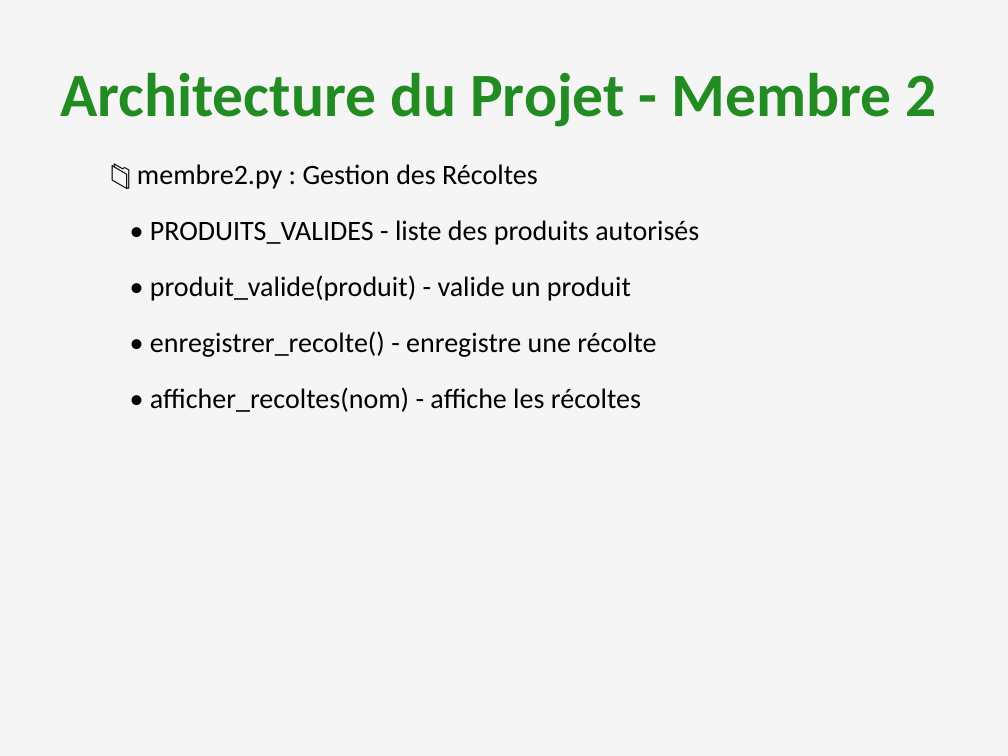
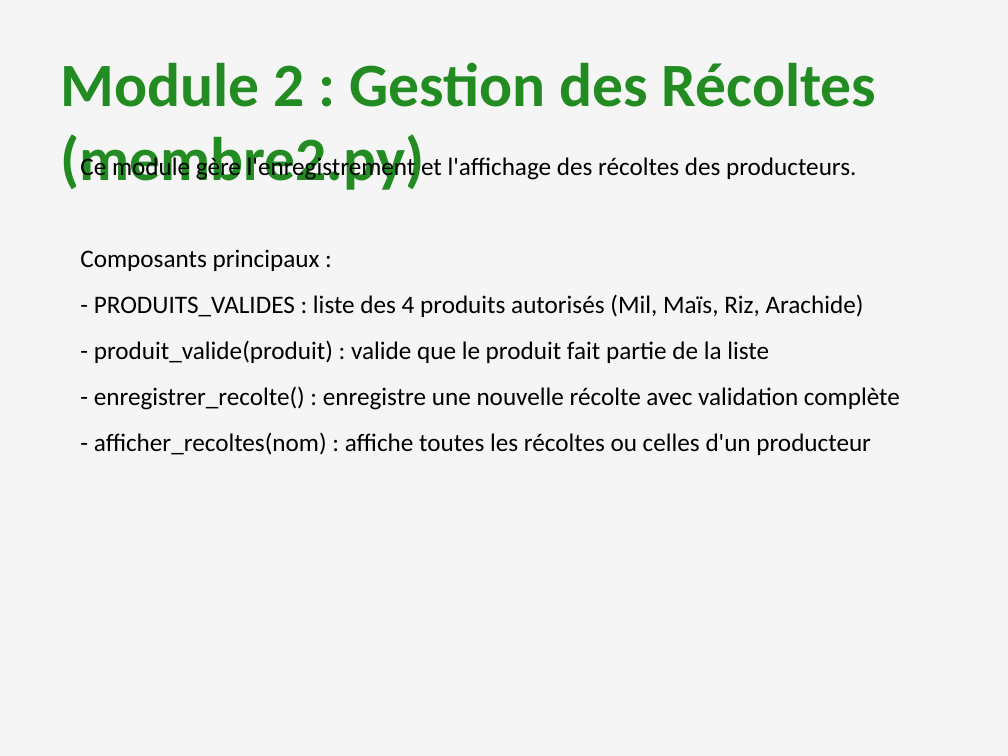
Before and after one commit to papaabdoulayediallo2-dev/projet-python-AGRI-SEN, a slide deck: slide 6 of AGRI-SEN_Presentation.pptx (slide 5 before the commit). Drawn at 1008x756 pixels with LibreOffice and Linux fonts; fonts in the diff are those of the drawing. Boxes give left, top, right and bottom in pixels: in the first picture for what was removed or moved away, otherwise in the second. Text is boxed around its words. In the diff, an @@ line names an element or a change of style, - is before the commit and + after.

Commit message:
Mise a jour: Presentation PowerPoint detaillee sans emoji avec explications completes

```diff
--- a/AGRI-SEN_Presentation.pptx
+++ b/AGRI-SEN_Presentation.pptx
@@ text removed at [60,72,936,127] @@
-Architecture du Projet - Membre 2
@@ text added at [60,62,877,190], 44 pt, text #228B22, bold @@
+Module 2 : Gestion des Récoltes (membre2.py)
@@ text at [80,155,900,455]: text changed; size 20 to 18 pt @@
-📁 membre2.py : Gestion des Récoltes
-• PRODUITS_VALIDES - liste des produits autorisés
-• produit_valide(produit) - valide un produit
-• enregistrer_recolte() - enregistre une récolte
-• afficher_recoltes(nom) - affiche les récoltes
+Ce module gère l'enregistrement et l'affichage des récoltes des producteurs.
+Composants principaux :
+- PRODUITS_VALIDES : liste des 4 produits autorisés (Mil, Maïs, Riz, Arachide)
+- produit_valide(produit) : valide que le produit fait partie de la liste
+- enregistrer_recolte() : enregistre une nouvelle récolte avec validation complète
+- afficher_recoltes(nom) : affiche toutes les récoltes ou celles d'un producteur
```
Also in this commit, not shown: 7 other slides changed, 10 slides added, 7 slides removed, 1 other file.
